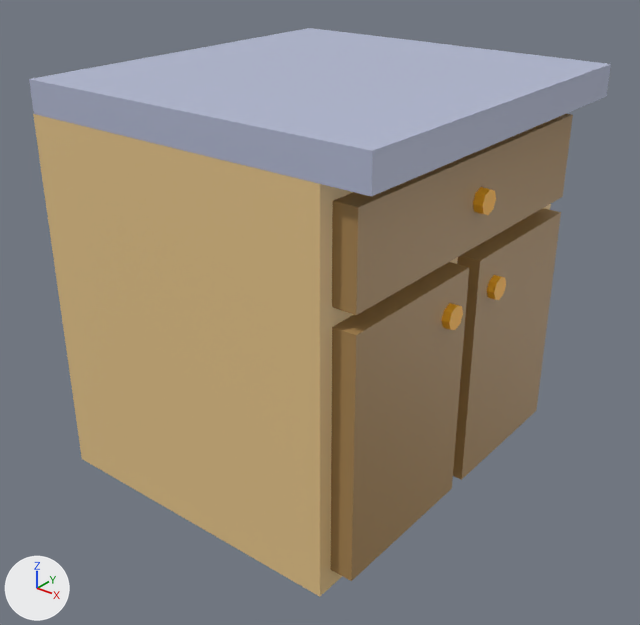
The FBX model Assets/Scenes/Models/Furniture/Dollhouse Furniture Kit/Kitchen/KitchenCounter.fbx as it was, and as the next commit left it.
One viewpoint serves both versions: a 50 mm lens placed at (-2.63, -4.708, 1.225), pointed at (-3.742, -3.318, 0.363). The lights are fixed; the arrows at lower left show +X, +Y and +Z. Where no turn or scale is listed for an object, it has been applied to the vertices.
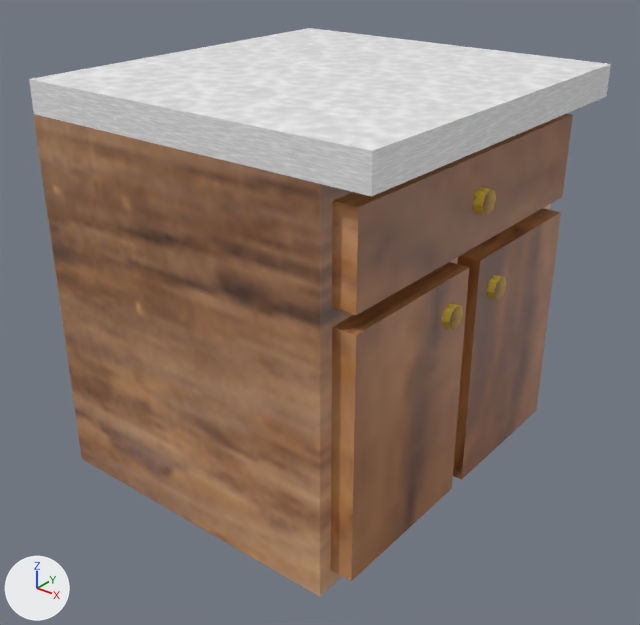
Where the newer file only moved an object's origin or applied its transform, the numbers keep the older frame.

What the commit changed:
Picture 'lightwood.png' (img_lightwood_png) is new.
Picture 'white.png' (img_white_png) is new.
Picture 'mediumwood.png' (img_mediumwood_png) is new.
Picture 'gold.png' (img_gold_png) is new.
In material 'Gold' (mat_gold), base_color is no longer (1.0, 0.478, 0.0202), orange #ffb827.
In material 'Gold' (mat_gold), texture is now set to img_gold_png.
In material 'Gold' (mat_gold), roughness goes from 0.5 to 0.594.
In material 'DarkWood' (mat_darkwood), base_color is no longer (0.388, 0.234, 0.0857), brown #a78553.
In material 'DarkWood' (mat_darkwood), texture is now set to img_mediumwood_png.
In material 'Counter' (mat_counter), base_color is no longer (0.449, 0.488, 0.652), light grey #b3b9d3.
In material 'Counter' (mat_counter), texture is now set to img_white_png.
In material 'LightWood' (mat_lightwood), base_color is no longer (0.8, 0.566, 0.258), beige #e7c68b.
In material 'LightWood' (mat_lightwood), texture is now set to img_lightwood_png.
me_cube_009 has 8 vertices, 6 faces and spans x -3.522..-3.386, y -3.264..-2.902, z 0.042..0.562.
me_cube_009 is used by ob_cube_008; location (0.0, 0.0, 0.0).
me_cube_009 part 1: texture (UV) coordinates of 6 of 6 faces, centred in x -3.522..-3.386, y -3.264..-2.902, z 0.042..0.562, changed; they spanned u 0.12..0.88, v 0.0..1.0 and now span u 0.0..0.25, v 0.17..0.67.

Changed parts and their boxes (x1, y1, x2, y2) in the pictures (640 x 625 px):
'Cube.005', surface changed
    both: (33, 114, 551, 597)
'Cube.006', surface changed (grey to white)
    both: (29, 28, 611, 196)
'Cube.007', surface changed
    both: (331, 262, 469, 581)
'Cube.009', surface changed
    both: (332, 114, 573, 315)
'Cube.008', surface changed
    both: (453, 208, 561, 480)
'Cylinder.005', surface changed
    both: (473, 187, 496, 215)
'Cylinder.003', surface changed
    both: (441, 303, 463, 330)
'Cylinder.004', surface changed (orange to brown)
    both: (487, 275, 506, 300)
